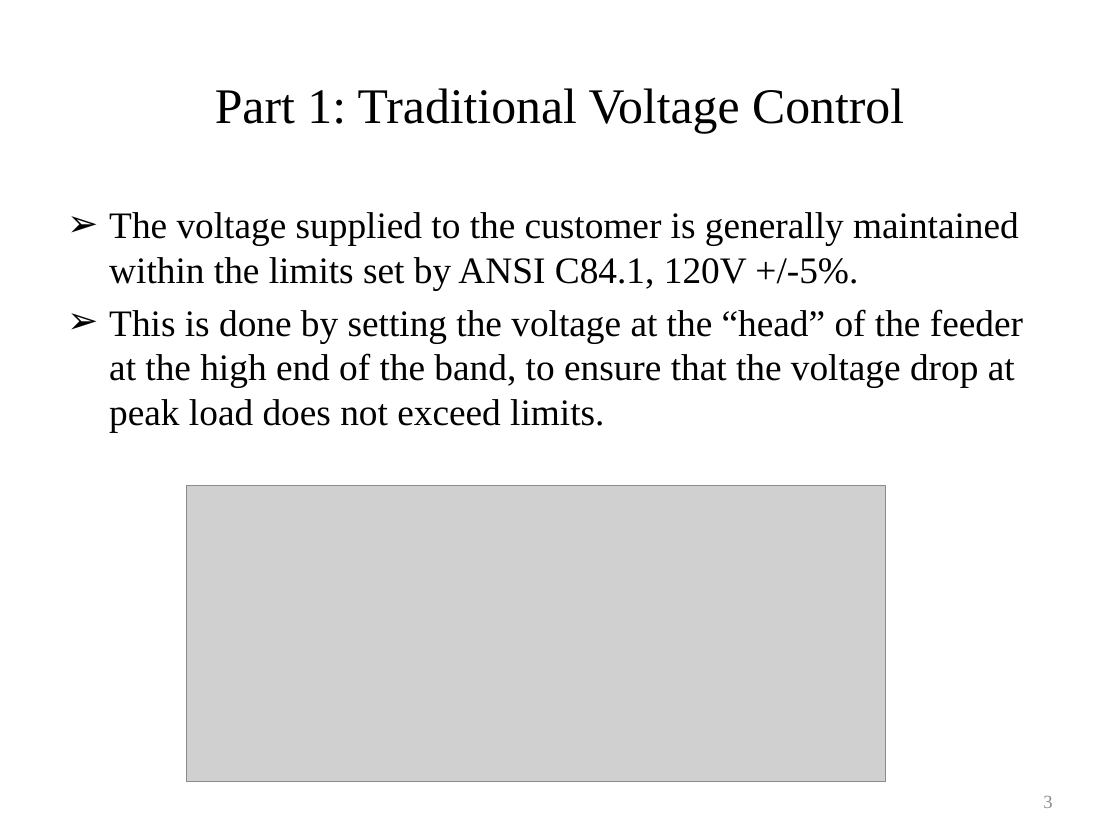
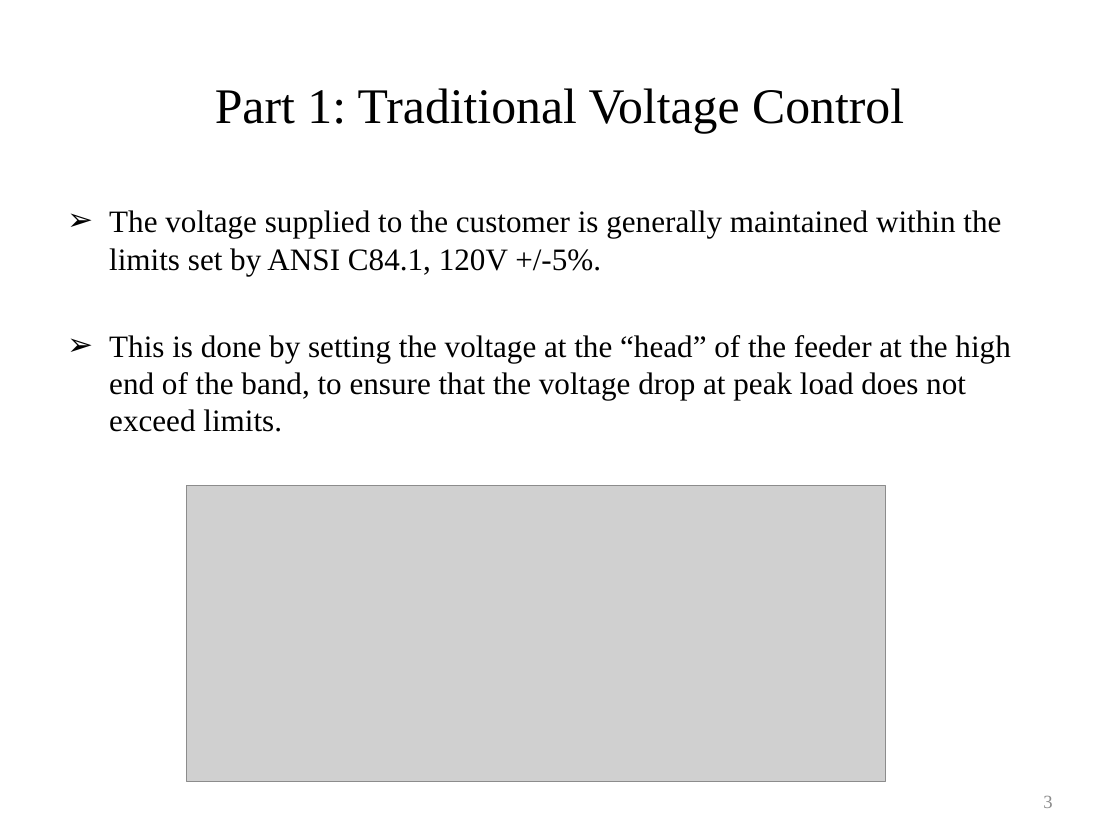
Before and after one commit to gridlab-d/course, a slide deck: slide 3 of University of Washington Class/Module 6 - Volt-VAR optimization.pptx. Drawn at 1120x840 pixels with LibreOffice and Linux fonts; fonts in the diff are those of the drawing; grey boxes stand for pictures. Boxes give left, top, right and bottom in pixels: in the first picture for what was removed or moved away, otherwise in the second. Text is boxed around its words. In the diff, an @@ line names an element or a change of style, - is before the commit and + after.

```diff
--- a/University of Washington Class/Module 6 - Volt-VAR optimization.pptx
+++ b/University of Washington Class/Module 6 - Volt-VAR optimization.pptx
@@ text "The voltage supplied to the ..." at (x1=109, y1=210, x2=1010, y2=432): size 24 to 20 pt @@
```
Also in this commit, not shown: 4 other slides changed, 1 slide removed, 1 other file.
